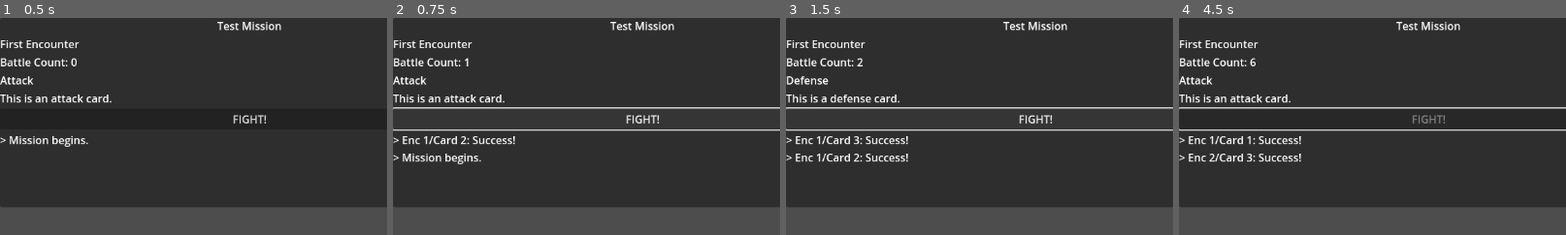
Above: before the commit, frames 1-4 (left to right).
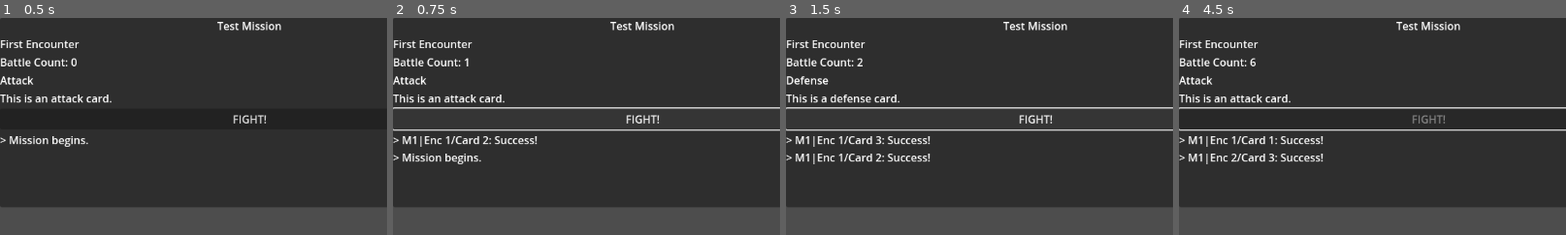
Above: after the commit, the same moments.

Repository: Shoes01/crying-suns-like
Game: Godot game, scene res://Main.tscn
Same seed, same stepped clock (60 frames per second), same inputs: the game is played once before the commit and once after it.
Inputs:
- Up to frame 1 (0.5 s): no input
- Up to frame 2 (0.75 s): click "FIGHT!" at 0.5 s
- Up to frame 3 (1.5 s): click "FIGHT!" at 1.25 s
- Up to frame 4 (4.5 s): click "FIGHT!" at 2 s; tap Enter at 2.75, 4.25 s; tap Space at 3.5 s
The pictures show only the part of the screen within x 0-50%, y 0-50%; the shares and areas given below are measured in that part.

Frame 1 is identical in both runs. In frame 2, 0.8% of the frame differs, in the area x 2-38%, y 54-60%; in frame 3, 1.7%; in frame 4, 1.7%, in the area x 2-38%, y 54-68%.

Commit message:
Added mission data to combat log

Diff:
--- a/Main.gd
+++ b/Main.gd
@@ -49,9 +49,9 @@
 	var log_text: String = $Panel/VBoxContainer/Control/Log.get_text()
 	var new_text : String
 	if battle_succes:
-		new_text = "> Enc " + str(encounter_counter + 1) + "/Card " + str(card_counter + 1) + ": Success!"
+		new_text = "> M" + str(mission_count) + "|Enc " + str(encounter_count + 1) + "/Card " + str(card_count + 1) + ": Success!"
 	else:
-		new_text = "> Enc " + str(encounter_counter + 1) + "/Card " + str(card_counter + 1) + ": Failure. 1 soldier lost."
+		new_text = "> Enc " + str(encounter_count + 1) + "/Card " + str(card_count + 1) + ": Failure. 1 soldier lost."
 
 	log_text = new_text + "\n" + log_text
 	$Panel/VBoxContainer/Control/Log.set_text(log_text)
